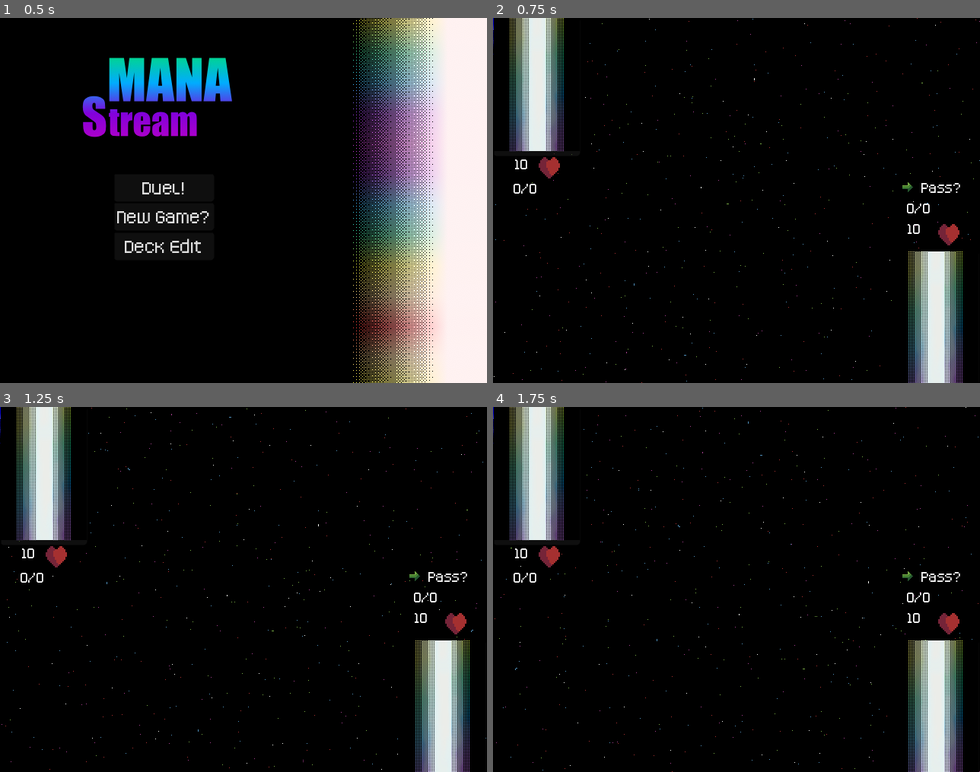
Above: before the commit, frames 1-4 (two rows, left to right).
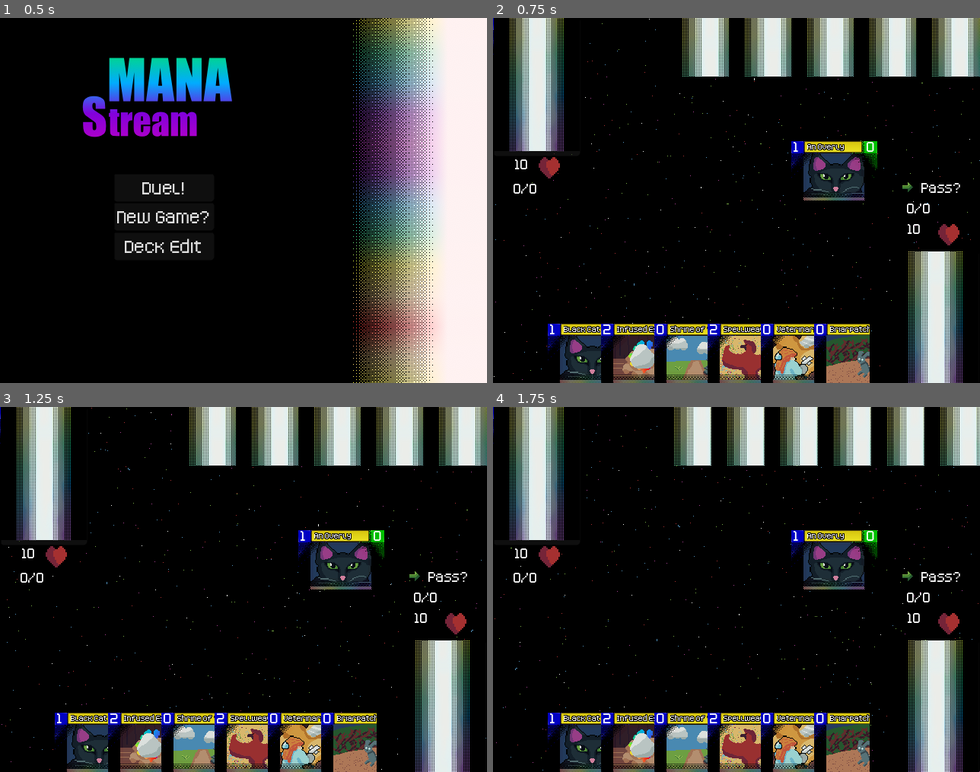
Above: after the commit, the same moments.

Repository: ColbySchexnayder/mana-stream
Game: Godot game, scene res://Scenes/titleScreen.tscn
The game is run twice, just before and just after one commit, with the same random seed, the same clock (stepped at 60 frames per second) and the same inputs.
Inputs:
- Up to frame 1 (0.5 s): no input
- Up to frame 2 (0.75 s): click "New Game?" at 0.5 s
- Up to frame 3 (1.25 s): no input
- Up to frame 4 (1.75 s): click "Pass?" at 1.25 s

Frame 1 is identical in both runs. In frame 2, 15% of the frame differs, in the area x 11-100%, y 0-100%; in frame 3, 15%; in frame 4, 15%.
Error before the commit: Parse Error: Too few arguments for "destroy()" call. Expected at least 1 but received 0. (res://Cards/SpellCard.gd:25)

Commit message:
draws, typed arrays

Diff:
--- a/Cards/Card.gd
+++ b/Cards/Card.gd
@@ -74,7 +74,7 @@
 func block() -> void:
 	pass
 
-#Tentatively @cause. 0: from card effect. 1: from battle. more to be added?
+#Tentatively @cause. 0: Resolving card. 1: from battle. 2:from card effect. more to be added?
 func destroy(cause: int) -> void:
 	GmManager.emit_signal("_move_to_deck", card)
 
--- a/Cards/SpellCard.gd
+++ b/Cards/SpellCard.gd
@@ -22,7 +22,7 @@
 		return
 	if card.currentPosition == Card.position.IN_SUMMON:
 		print('success')
-		destroy()
+		destroy(0)
 # Called every frame. 'delta' is the elapsed time since the previous frame.
 func _process(delta: float) -> void:
 	pass
--- a/Scenes/duel.gd
+++ b/Scenes/duel.gd
@@ -1,14 +1,14 @@
 extends Node2D
 
-var player1deck := []
-var player1hand := []
-var player1summon := []
-var player1mana := []
-
-var player2deck := []
-var player2hand := []
-var player2summon := []
-var player2mana := []
+var player1deck : Array[Card]= []
+var player1hand : Array[Card]= []
+var player1summon : Array[Card]= []
+var player1mana : Array[Card]= []
+
+var player2deck  : Array[Card]= []
+var player2hand : Array[Card]= []
+var player2summon : Array[Card]= []
+var player2mana : Array[Card]= []
 
 var interruptStack := []
 
@@ -91,8 +91,7 @@
 	p_1_life.text = str(health)
 	p_2_life.text = str(p2Health)
 
-	player1deck = GmManager.Player1Deck
-	player2deck = GmManager.Player2Deck
+
 
 
 	ai.ai_deck = player2deck
@@ -298,17 +297,26 @@
 		if p2Health == 0:
 			pass #TODO GAME VICTORY CODE HERE
 		return
+	if currentTurn == 2 and player1summon.size() == 0:
+		GmManager.emit_signal("_card_exhaust", card)
+
+		health -= card.attack
+		p_1_life.text = str(p2Health)
+		if health == 0:
+			pass #TODO GAME OVER CODE HERE
+		return
 	attackingCard = card
 	attacking = true
 	GmManager.emit_signal("_choose_defense", card)
 
 
+
 func card_block(card):
 	attackingCard.exhaust(attackingCard)
 	if (attackingCard.attack > card.health):
-		card.destroy()
+		card.destroy(1)
 	if (card.attack > attackingCard.health):
-		attackingCard.destroy()
+		attackingCard.destroy(1)
 
 	attacking = false
 
@@ -319,11 +327,14 @@
 
 	match currentTurn:
 		1:
+			draw(1)
 			for card in player1mana:
 				card.refresh()
 			for card in player1summon:
 				card.refresh()
+
 		2:
+			draw(2)
 			for card in player2mana:
 				card.refresh()
 			for card in player2summon:
--- a/Scripts/GMManager.gd
+++ b/Scripts/GMManager.gd
@@ -1,8 +1,8 @@
 extends Node
 class_name GMManager
 
-var Player1Deck = []
-var Player2Deck = []
+var Player1Deck : Array[String] = []
+var Player2Deck : Array[String] = []
 
 signal _card_select(card)
 signal _card_to_mana(card)
@@ -27,9 +27,9 @@
 signal _ai_turn()
 signal _player_turn()
 
-func load_deck(saveFile: String):
+func load_deck(saveFile: String) -> Array[String]:
 	var deckFile := FileAccess.open("res://Save/"+saveFile, FileAccess.READ)
-	var deck = []
+	var deck : Array[String] = []
 	var cardFileName := ""
 
 	var count := 0
